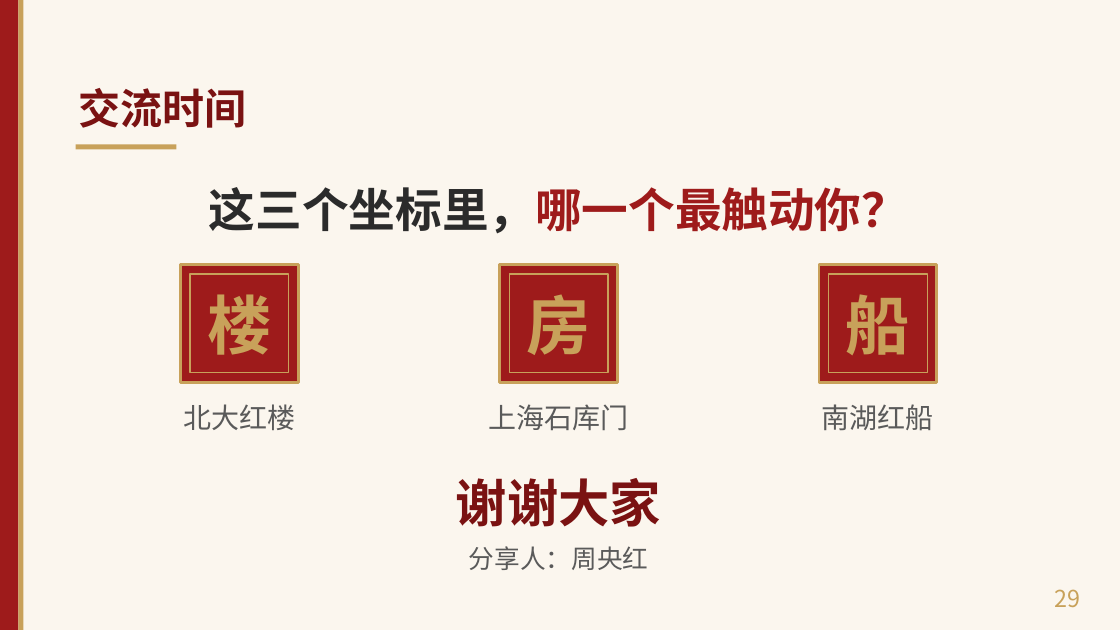
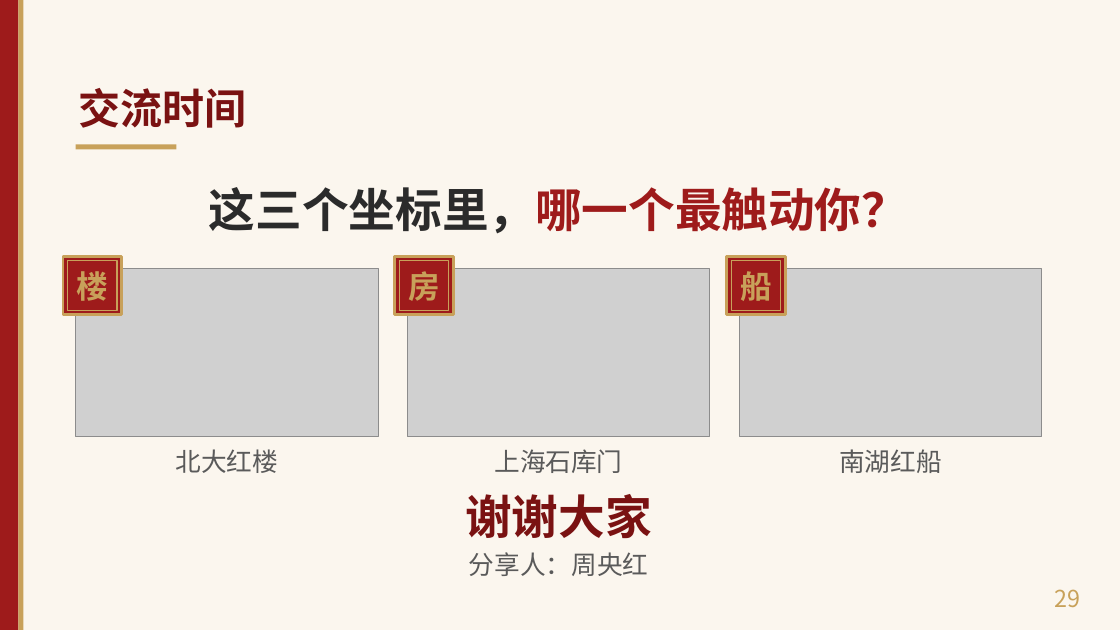
Before and after one commit to shyboy/studyh5, a slide deck: slide 29 of 09.望山河读书分享/《望山河》读书分享（30分钟版）.pptx. Drawn at 1120x630 pixels with LibreOffice and Linux fonts; fonts in the diff are those of the drawing; grey boxes stand for pictures. Boxes give left, top, right and bottom in pixels: in the first picture for what was removed or moved away, otherwise in the second. Text is boxed around its words. In the diff, an @@ line names an element or a change of style, - is before the commit and + after.

```diff
--- a/09.望山河读书分享/《望山河》读书分享（30分钟版）.pptx
+++ b/09.望山河读书分享/《望山河》读书分享（30分钟版）.pptx
@@ size 55 to 27 pt in 3 elements at (x1=740, y1=271, x2=772, y2=301), (x1=408, y1=271, x2=440, y2=301), (x1=77, y1=271, x2=109, y2=301) @@
@@ text "楼" moved from (x1=207, y1=294, x2=271, y2=355) to (x1=77, y1=271, x2=109, y2=301) @@
@@ rectangle resized from (x1=190, y1=274, x2=289, y2=373) to (x1=63, y1=256, x2=122, y2=315) @@
@@ rectangle at (x1=63, y1=256, x2=122, y2=315): fill none to #9E1B1B; outline #C8A15A 1 pt to #C8A15A 2.5 pt @@
@@ rectangle added at (x1=68, y1=261, x2=118, y2=311), outline #C8A15A 1 pt @@
@@ picture added at (x1=76, y1=269, x2=378, y2=437) @@
@@ rectangle removed at (x1=181, y1=265, x2=298, y2=382) @@
@@ text "房" moved from (x1=527, y1=294, x2=591, y2=355) to (x1=408, y1=271, x2=440, y2=301) @@
@@ rectangle resized from (x1=500, y1=265, x2=618, y2=382) to (x1=395, y1=256, x2=454, y2=315) @@
@@ rectangle resized from (x1=509, y1=274, x2=608, y2=373) to (x1=400, y1=261, x2=450, y2=311) @@
@@ picture added at (x1=408, y1=269, x2=710, y2=437) @@
@@ text "船" moved from (x1=846, y1=294, x2=910, y2=355) to (x1=740, y1=271, x2=772, y2=301) @@
@@ rectangle resized from (x1=819, y1=265, x2=937, y2=382) to (x1=727, y1=256, x2=786, y2=315) @@
@@ rectangle resized from (x1=828, y1=274, x2=928, y2=373) to (x1=732, y1=261, x2=781, y2=311) @@
@@ picture added at (x1=739, y1=269, x2=1042, y2=437) @@
@@ text "北大红楼" moved from (x1=183, y1=404, x2=295, y2=430) to (x1=176, y1=449, x2=279, y2=473) @@
@@ text "上海石库门" moved from (x1=489, y1=404, x2=629, y2=430) to (x1=495, y1=449, x2=623, y2=473) @@
@@ size 24 to 22 pt in 3 elements at (x1=495, y1=449, x2=623, y2=473), (x1=176, y1=449, x2=279, y2=473), (x1=839, y1=449, x2=942, y2=473) @@
@@ text "南湖红船" moved from (x1=822, y1=404, x2=934, y2=431) to (x1=839, y1=449, x2=942, y2=473) @@
@@ text "谢谢大家" moved from (x1=456, y1=478, x2=661, y2=527) to (x1=465, y1=494, x2=652, y2=538) @@
@@ text "谢谢大家" at (x1=465, y1=494, x2=652, y2=538): size 44 to 40 pt @@
@@ text "分享人：周央红" moved from (x1=469, y1=546, x2=648, y2=570) to (x1=469, y1=552, x2=648, y2=576) @@
```
Also in this commit, not shown: 24 other slides changed, 1 slide added, 2 other files.
